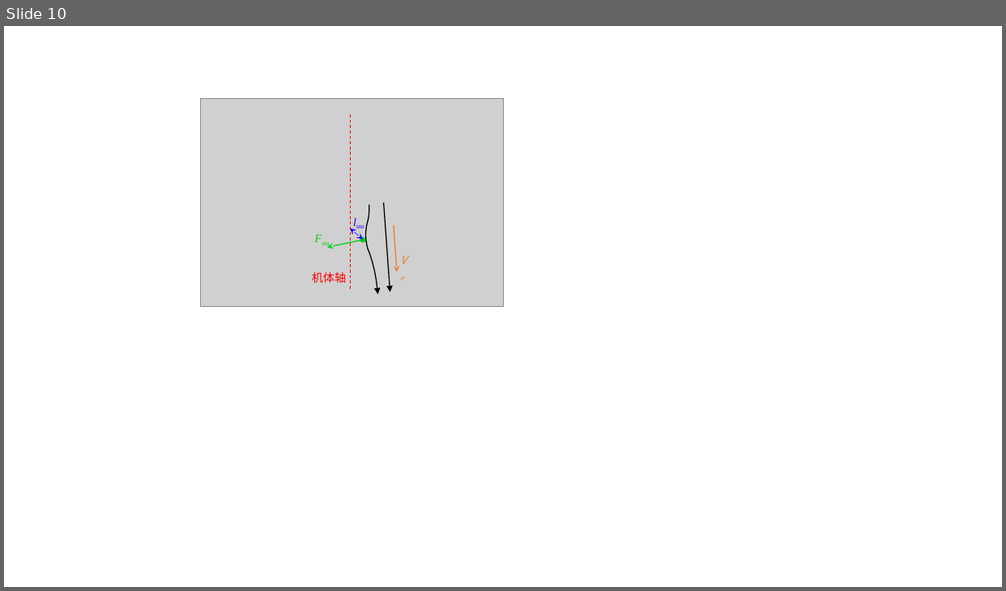
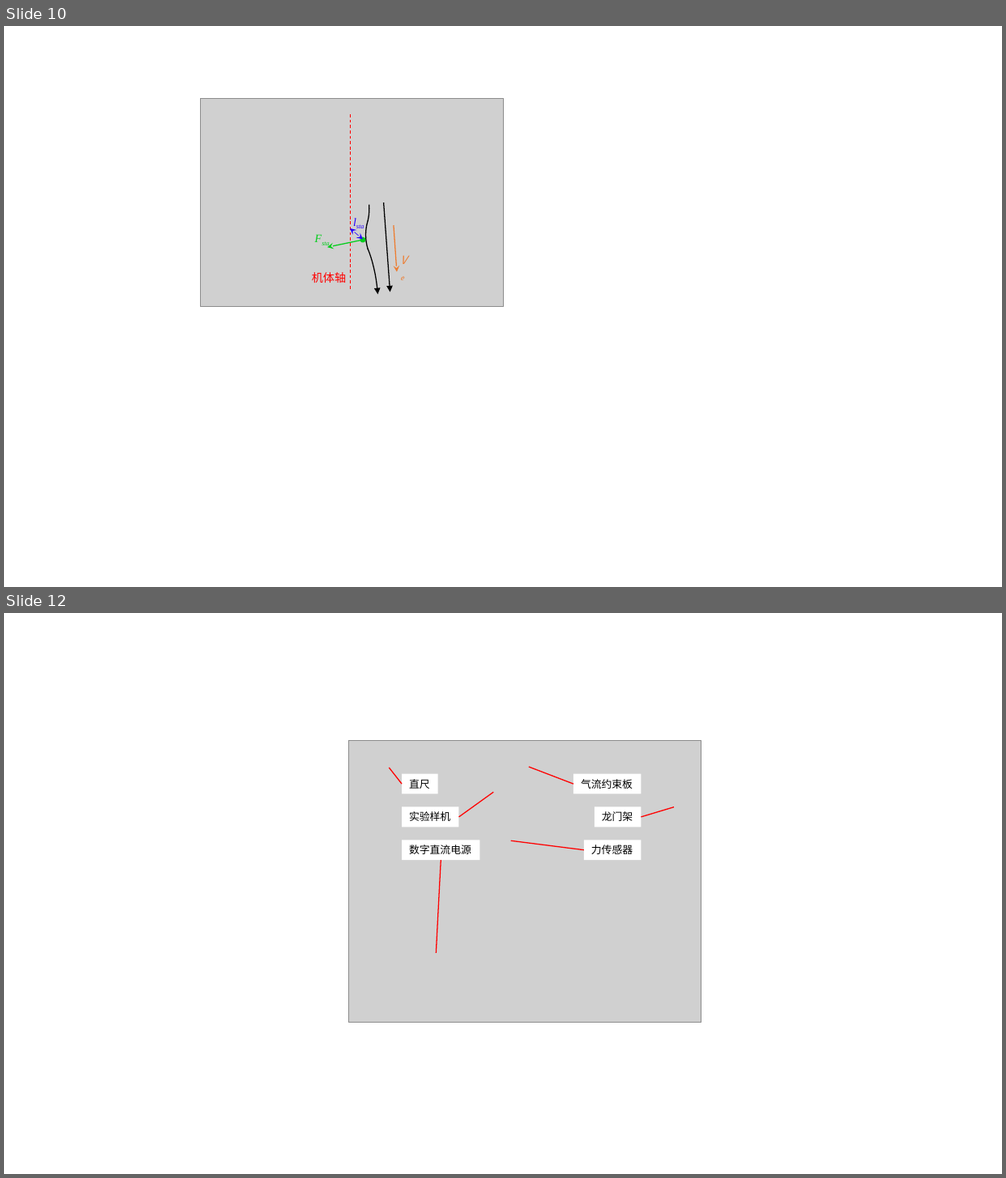
Before and after one commit to CuiKaiKyun/master_graduate, a slide deck: figure/论文作图.pptx. Shown one above the other, each under a label of ours: slide 10 before the commit, slides 10 and 12 after it; the slides between them are not shown. The pictures are 1006x591 and 1006x1178 pixels, drawn with LibreOffice and Linux fonts; fonts in the diff are those of the drawing; grey boxes stand for pictures. Boxes give left, top, right and bottom in pixels: in the first picture for what was removed or moved away, otherwise in the second. Text is boxed around its words. In the diff, an @@ line names an element or a change of style, - is before the commit and + after.

```diff
--- a/figure/论文作图.pptx
+++ b/figure/论文作图.pptx
@@ slide 12 added at (x1=4, y1=613, x2=1002, y2=1174), background #FFFFFF @@
@@ picture added at (x1=348, y1=740, x2=701, y2=1023) @@
@@ line added from (402, 784) to (389, 768), #FF0000 1 pt @@
@@ rectangle added at (x1=402, y1=774, x2=437, y2=794), fill #FFFFFF, 10 pt, text #000000 @@
+直尺
@@ line added from (529, 767) to (573, 784), #FF0000 1 pt @@
@@ rectangle added at (x1=573, y1=774, x2=641, y2=794), fill #FFFFFF, 10 pt, text #000000 @@
+气流约束板
@@ rectangle added at (x1=402, y1=807, x2=458, y2=827), fill #FFFFFF, 10 pt, text #000000 @@
+实验样机
@@ line added from (459, 817) to (493, 792), #FF0000 1 pt @@
@@ rectangle added at (x1=594, y1=807, x2=641, y2=827), fill #FFFFFF, 10 pt, text #000000 @@
+龙门架
@@ line added from (641, 817) to (674, 807), #FF0000 1 pt @@
@@ rectangle added at (x1=402, y1=840, x2=479, y2=860), fill #FFFFFF, 10 pt, text #000000 @@
+数字直流电源
@@ line added from (584, 850) to (511, 841), #FF0000 1 pt @@
@@ rectangle added at (x1=584, y1=840, x2=641, y2=860), fill #FFFFFF, 10 pt, text #000000 @@
+力传感器
@@ line added from (436, 953) to (441, 860), #FF0000 1 pt @@
```
Also in this commit, not shown: 22 other files.
